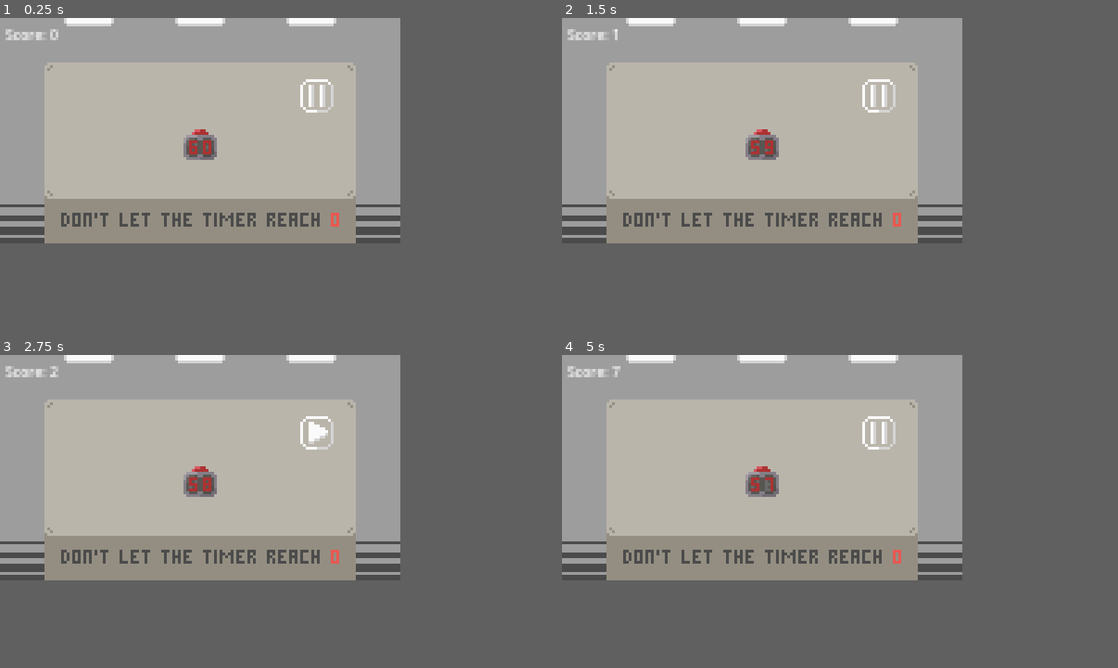
Above: before the commit, frames 1-4 (two rows, left to right).
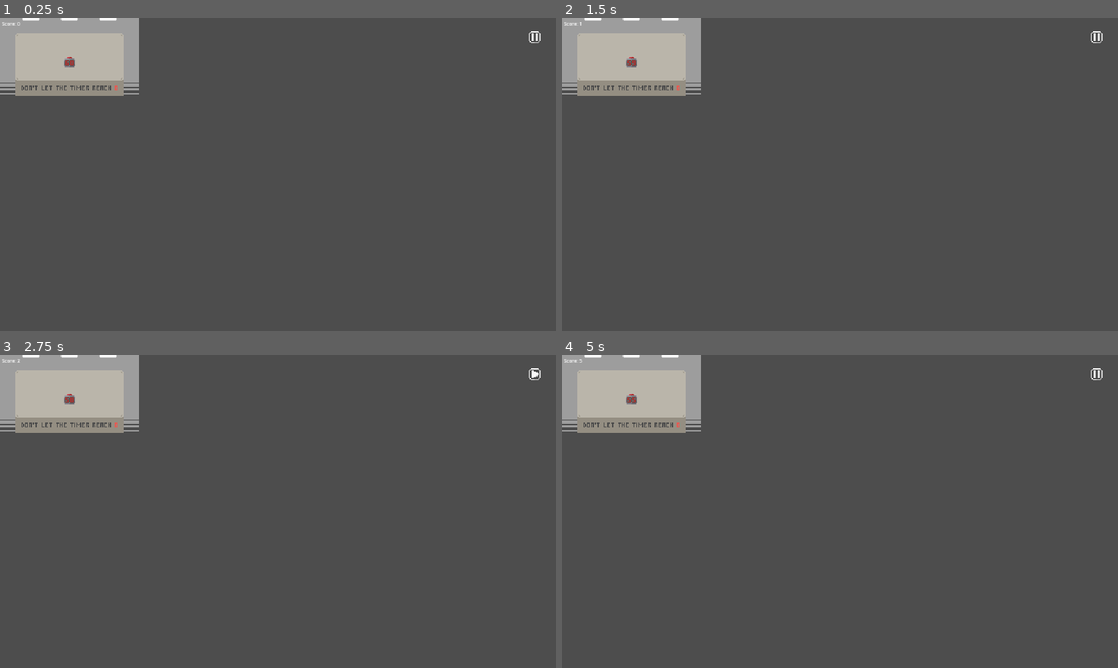
Above: after the commit, the same moments.

Repository: GragonGit/Too-Many-Timers
Game: Godot game, scene res://main.tscn
Two runs of this game, one before a commit and one after it. Both use one fixed random seed, a clock stepped at 60 frames per second and the inputs below.
Inputs (mouse positions are in pixels of both pictures, inside the frame that each line leads up to; where the layout moved, square brackets give the same spot in the first picture):
- Up to frame 1 (0.25 s): no input
- Up to frame 2 (1.5 s): click (945, 30) [878, 96] at 0.5 s; click (945, 30) [878, 96] at 1.25 s
- Up to frame 3 (2.75 s): click (383, 367) [316, 433] at 2 s
- Up to frame 4 (5 s): tap Enter at 2.75, 4.25 s; move the mouse to (762, 467) at 2.77 s; click (762, 467) at 2.92 s; tap Space at 3.5 s; move the mouse to (684, 480) at 3.52 s; click (684, 480) at 3.67 s; move the mouse to (801, 417) at 4.27 s; click (801, 417) at 4.42 s
In our replay, the window is 576x324 before the commit and 800x450 after it. These sizes can differ from the game's own. Grey fills any space a smaller window leaves; there, only what the larger window draws over its background counts as a difference.

The runs differ from the first frame. In frame 1, 47% of the frame differs, in the area x 0-98%, y 0-72%; in frame 2, 47%; in frame 3, 47%; in frame 4, 47%.

Commit message:
Finally the viewport size is correct

Diff:
--- a/UI/UI.tscn
+++ b/UI/UI.tscn
@@ -36,8 +36,8 @@
 offset_left = -16.0
 offset_bottom = 16.0
 grow_horizontal = 0
-theme_override_constants/margin_top = 16
-theme_override_constants/margin_right = 16
+theme_override_constants/margin_top = 8
+theme_override_constants/margin_right = 8
 
 [node name="HBoxContainer" type="HBoxContainer" parent="MarginContainer2" unique_id=122797539]
 layout_mode = 2
--- a/project.godot
+++ b/project.godot
@@ -22,12 +22,11 @@
 
 [display]
 
-window/size/viewport_width=144
-window/size/viewport_height=81
+window/size/viewport_width=576
+window/size/viewport_height=324
 window/size/window_width_override=1152
 window/size/window_height_override=648
 window/stretch/mode="viewport"
-window/stretch/aspect="expand"
 
 [physics]
 
